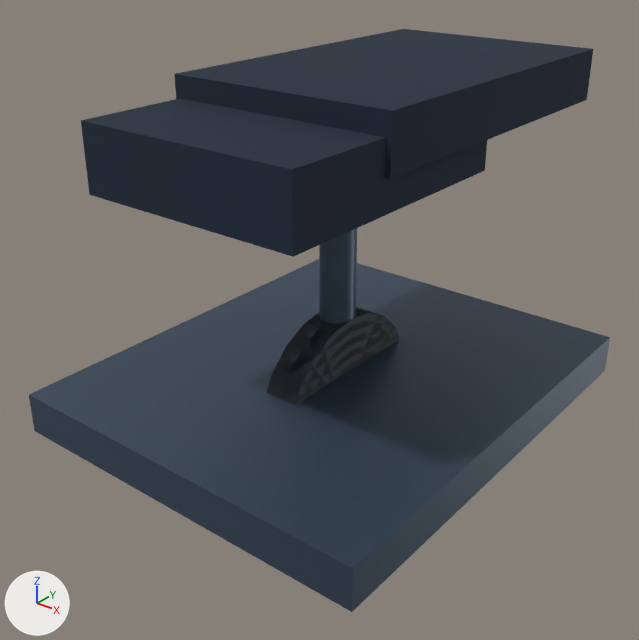
The glTF model motion/models/plate_hip_thrust.glb: old version first, new version second.
Camera for both pictures: a 50 mm lens placed at (0.934, -1.223, 0.922), pointed at (-0.031, -0.016, 0.174). The axes (+X, +Y, +Z) are drawn at lower left. The lights are the same throughout. The picture after the commit comes second. Where no turn or scale is listed for an object, it has been applied to the vertices. Vertices at exactly the same position are counted once.

Objects in the first picture: 'RweightPlate', 'back', 'base', 'post', 'seat'.
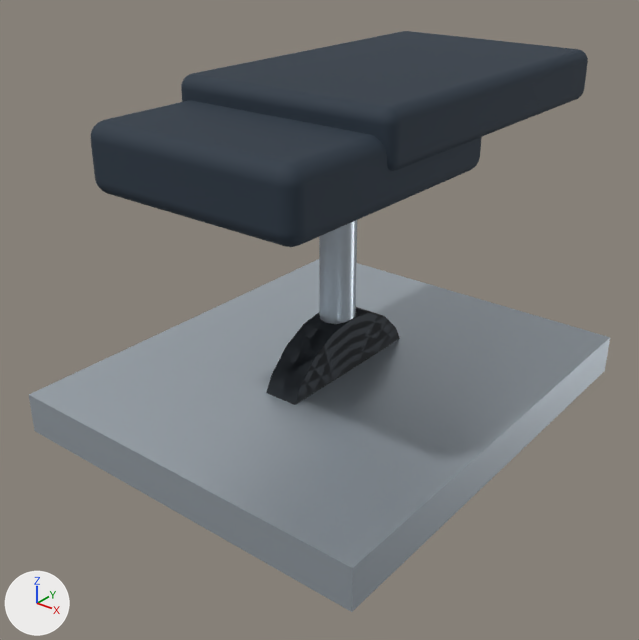
The change, as JSON lines over the scene's bpy script:
```json
{"op": "set", "path": "mat_material_1.base_color", "old": "(0.0578, 0.0908, 0.138)", "new": "(0.491, 0.552, 0.61)", "note": "dark blue #445568 -> pale blue #bac4cd"}
{"block": "me_mesh_0", "where": "# used by ob_seat; location = (0.0, -0.12, 0.54)"}
{"op": "remove", "block": "me_mesh_0", "code": "me_mesh_0.from_pydata(...)  # 8 vertices, 12 faces; spans x -0.215..0.215, y -0.26..0.26, z -0.06..0.06"}
{"op": "add", "block": "me_mesh_0", "code": "me_mesh_0.from_pydata(...)  # 296 vertices, 588 faces; spans x -0.215..0.215, y -0.26..0.26, z -0.06..0.06"}
{"block": "me_mesh_0", "change": "me_mesh_0 part 1: 8 vertices removed from x -0.215..0.215, y -0.26..0.26, z -0.06..0.06; 296 vertices added at x -0.215..0.215, y -0.26..0.26, z -0.06..0.06"}
{"block": "me_mesh_1", "where": "# used by ob_back; location = (0.0, 0.18, 0.59)"}
{"op": "remove", "block": "me_mesh_1", "code": "me_mesh_1.from_pydata(...)  # 8 vertices, 12 faces; spans x -0.225..0.225, y -0.35..0.35, z -0.05..0.05"}
{"op": "add", "block": "me_mesh_1", "code": "me_mesh_1.from_pydata(...)  # 296 vertices, 588 faces; spans x -0.225..0.225, y -0.35..0.35, z -0.05..0.05"}
{"block": "me_mesh_1", "change": "me_mesh_1 part 2: 8 vertices removed from x -0.225..0.225, y -0.35..0.35, z -0.05..0.05; 296 vertices added at x -0.225..0.225, y -0.35..0.35, z -0.05..0.05"}
```

Boxes [x1, y1, x2, y2] around the edits, measured in the pictures (639 x 640 px):
```json
{"object": "base", "change": "recoloured", "before": [29, 259, 610, 612], "after": [29, 259, 610, 612], "on screen": "dark blue to pale blue"}
{"object": "seat", "change": "reshaped", "before": [81, 98, 487, 257], "after": [91, 101, 482, 247], "on screen": "8% shorter"}
{"object": "back", "change": "reshaped", "before": [174, 29, 593, 179], "after": [181, 31, 588, 171], "on screen": "7% shorter"}
{"object": "post", "change": "recoloured", "before": [319, 228, 357, 324], "after": [319, 228, 357, 324], "on screen": "dark blue to pale blue"}
{"object": "RweightPlate", "change": "unchanged, covered by the edit", "before": [266, 307, 400, 405]}
{"object": "LweightPlate", "change": "unchanged, uncovered by the edit", "after": [266, 307, 400, 405]}
```
